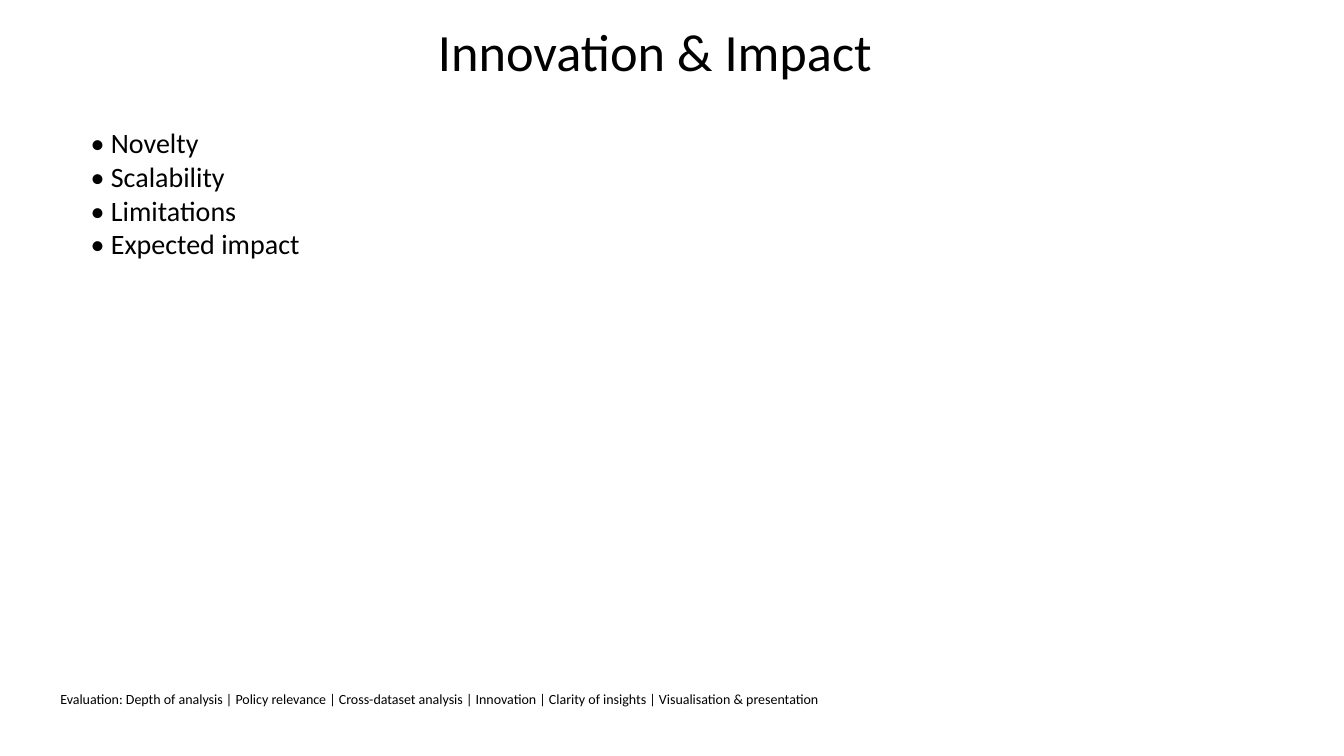
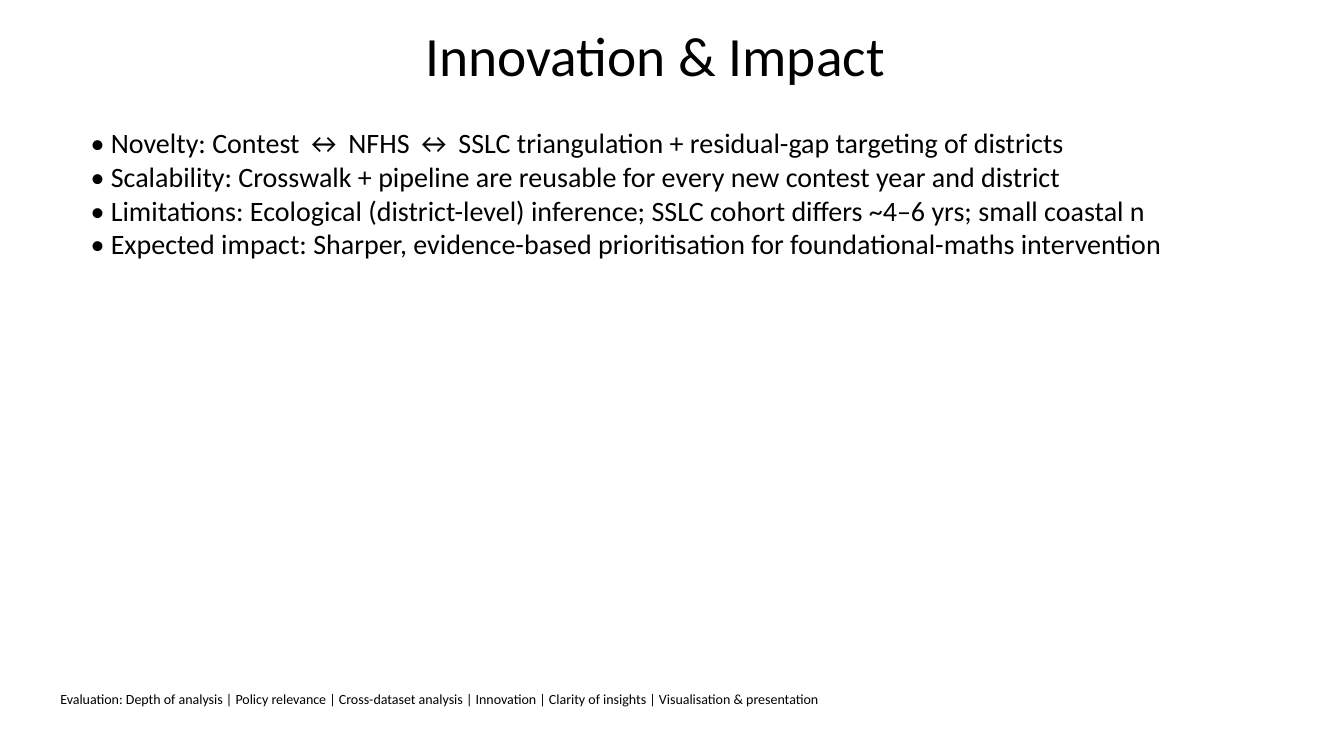
Before and after one commit to shreyassks/EduMiners, a slide deck: slide 10 of slides.pptx. Drawn at 1344x756 pixels with LibreOffice and Linux fonts; fonts in the diff are those of the drawing. Boxes give left, top, right and bottom in pixels: in the first picture for what was removed or moved away, otherwise in the second. Text is boxed around its words. In the diff, an @@ line names an element or a change of style, - is before the commit and + after.

```diff
--- a/slides.pptx
+++ b/slides.pptx
@@ title "Innovation & Impact" at box(425, 37, 885, 85): size 37.4 to 39.6 pt; line spacing 0.8 to 1 @@
@@ text at box(111, 133, 1161, 259): text changed @@
-• Novelty
-• Scalability
-• Limitations
-• Expected impact
+• Novelty: Contest ↔ NFHS ↔ SSLC triangulation + residual-gap targeting of districts
+• Scalability: Crosswalk + pipeline are reusable for every new contest year and district
+• Limitations: Ecological (district-level) inference; SSLC cohort differs ~4–6 yrs; small coastal n
+• Expected impact: Sharper, evidence-based prioritisation for foundational-maths intervention
```
Also in this commit, not shown: 10 other slides changed, 25 other files.
